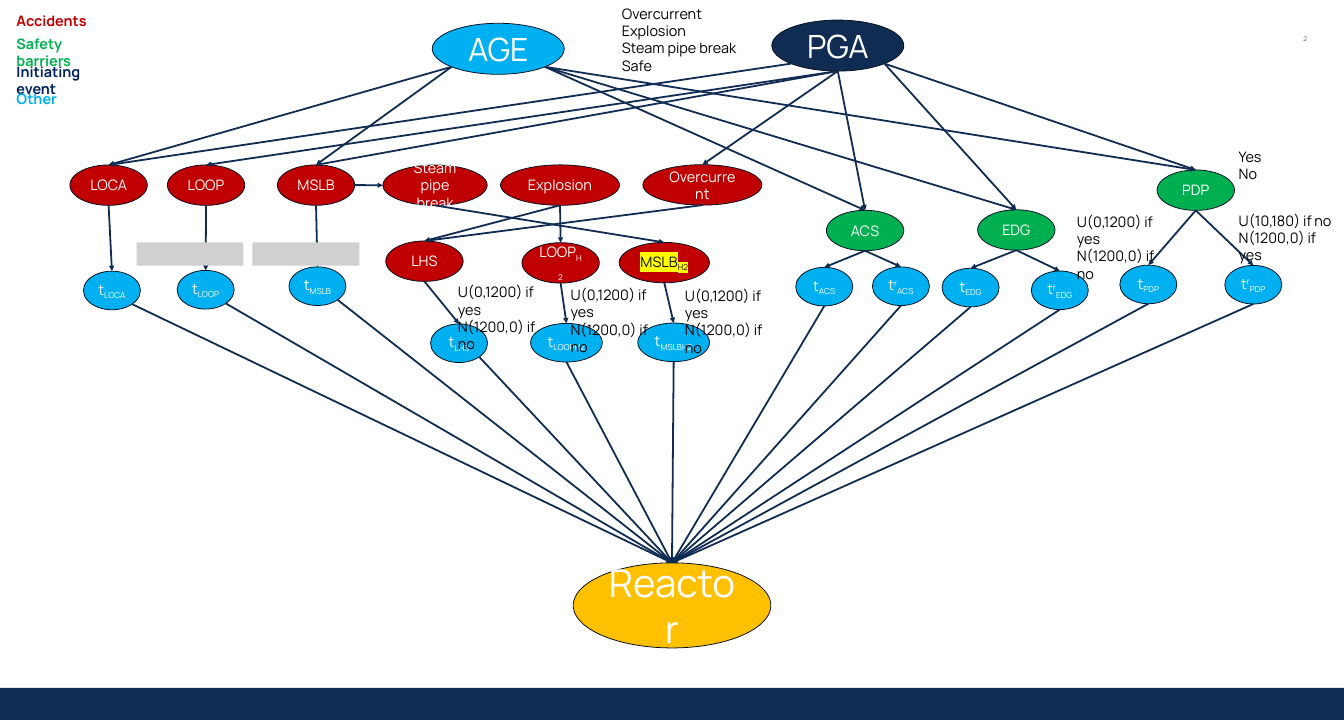
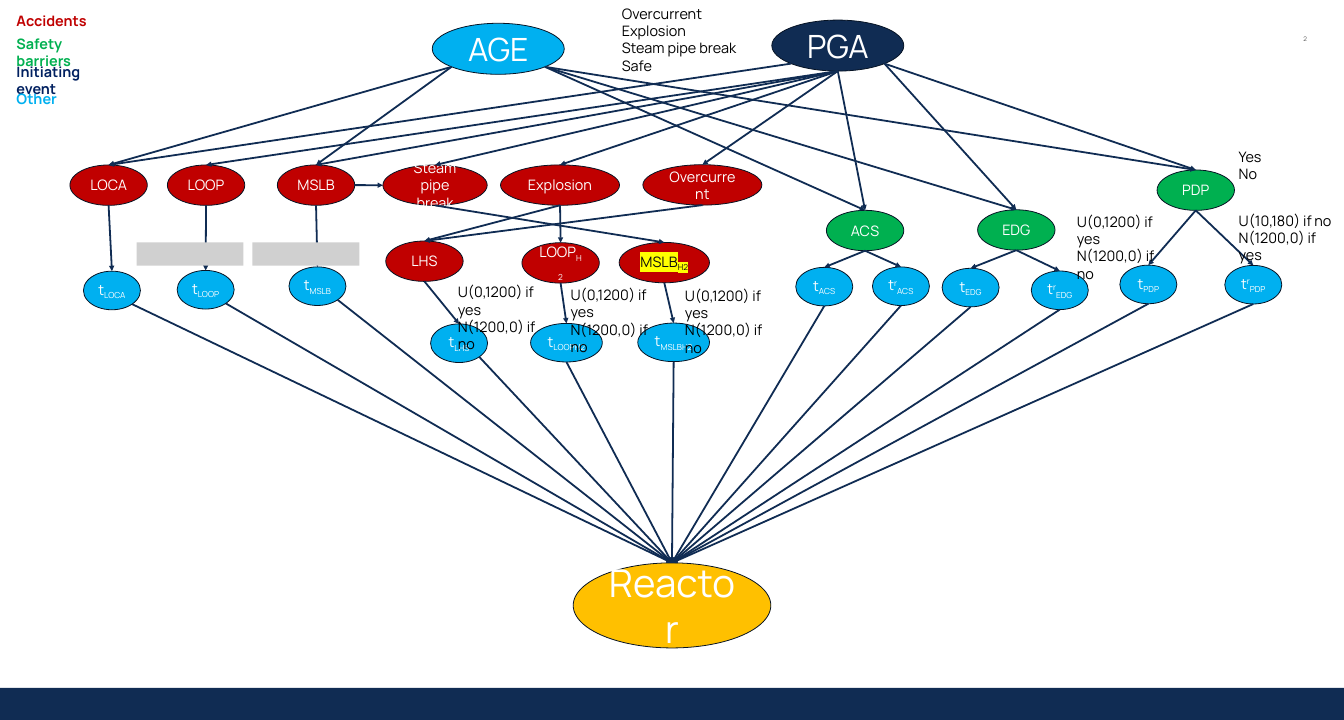
Before and after one commit to andreaperin/smr_ebn, a slide deck: slide 2 of Network.pptx. Drawn at 1344x720 pixels with LibreOffice and Linux fonts; fonts in the diff are those of the drawing; grey boxes stand for pictures; background and template pictures are left out. Boxes give left, top, right and bottom in pixels: in the first picture for what was removed or moved away, otherwise in the second. Text is boxed around its words. In the diff, an @@ line names an element or a change of style, - is before the commit and + after.

Commit message:
updated network

```diff
--- a/Network.pptx
+++ b/Network.pptx
@@ arrow added from (838, 71) to (435, 165), #102C53 2.25 pt @@
@@ arrow added from (838, 71) to (560, 165), #102C53 2.25 pt @@
```
